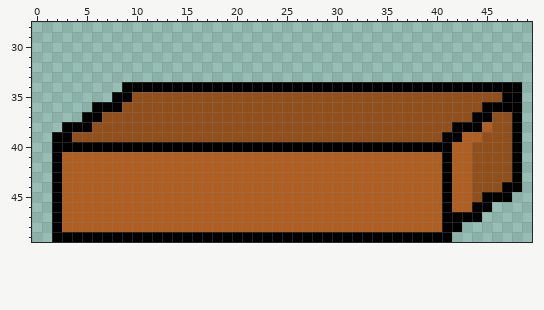
Pixel-art sprite: data/box.png. The first picture shows the starting point.
The file is 50x50 pixels. Shown: x 0..49, y 28..49.
After the commit:
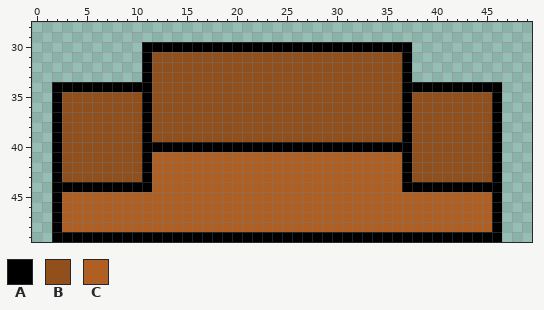
Palette (. is transparent): A #000000  B #91501b  C #af5f21
Commit: Podium art and button hover color revert
Difference:
y 30: x 11..37 ........................... -> AAAAAAAAAAAAAAAAAAAAAAAAAAA
y 31..33: x 11..37 ........................... -> ABBBBBBBBBBBBBBBBBBBBBBBBBA
y 34: x 2..8 ....... -> AAAAAAA; x 12..36 AAAAAAAAAAAAAAAAAAAAAAAAA -> BBBBBBBBBBBBBBBBBBBBBBBBB; x 47..48 AA -> ..
y 35: x 2..9 ......AA -> ABBBBBBB; x 11 B -> A; x 37 B -> A; x 46..48 BAA -> A..
y 36: x 2..8 ....AAA -> ABBBBBB; x 11 B -> A; x 37 B -> A; x 45 A -> B; x 47..48 AA -> ..
y 37: x 2..6 ...AA -> ABBBB; x 11 B -> A; x 37 B -> A; x 44..48 AABBA -> BBA..
y 38: x 2..5 .AAA -> ABBB; x 11 B -> A; x 37 B -> A; x 42..48 AAACBBA -> BBBBA..
y 39: x 3 A -> B; x 11 B -> A; x 37 B -> A; x 41..44 AACC -> BBBB; x 46..48 BBA -> A..
y 40: x 3..10 AAAAAAAA -> BBBBBBBB; x 38..43 AAAACC -> BBBBBB; x 46..48 BBA -> A..
y 41..43: x 3..11 CCCCCCCCC -> BBBBBBBBA; x 37..43 CCCCACC -> ABBBBBB; x 46..48 BBA -> A..
y 44: x 3..11 CCCCCCCCC -> AAAAAAAAA; x 37..40 CCCC -> AAAA; x 42..48 CCBBBAA -> AAAAA..
y 45: x 41 A -> C; x 44..45 BA -> CC; x 47 A -> .
y 46: x 41 A -> C; x 44..46 AA. -> CCA
y 47: x 41..46 AAAA.. -> CCCCCA
y 48: x 41..46 AA.... -> CCCCCA
y 49: x 42..46 ..... -> AAAAA
Boxes around the changes in both pictures, in picture pixels (x1, y1, x2, y2):
changed: (52, 42, 522, 242)
